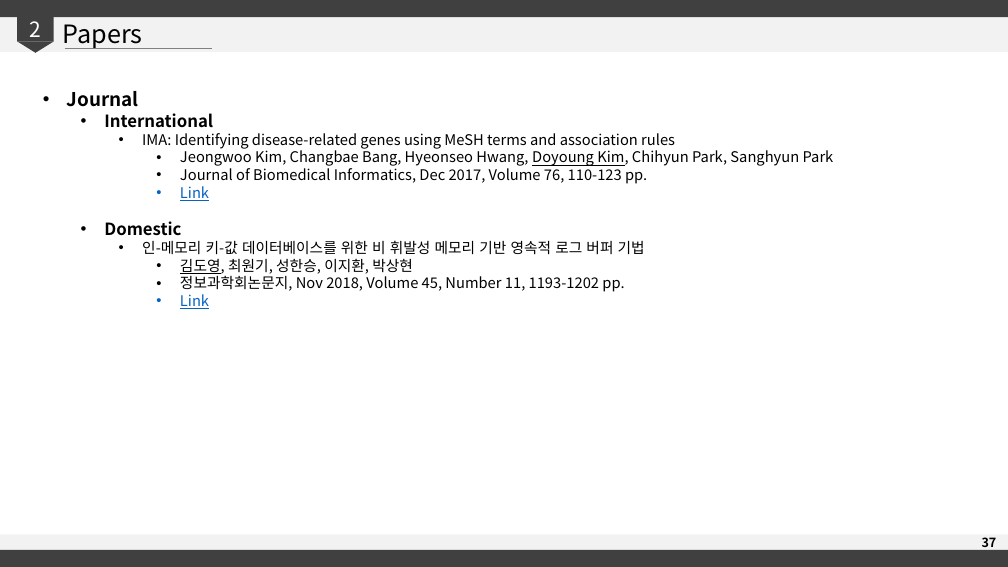
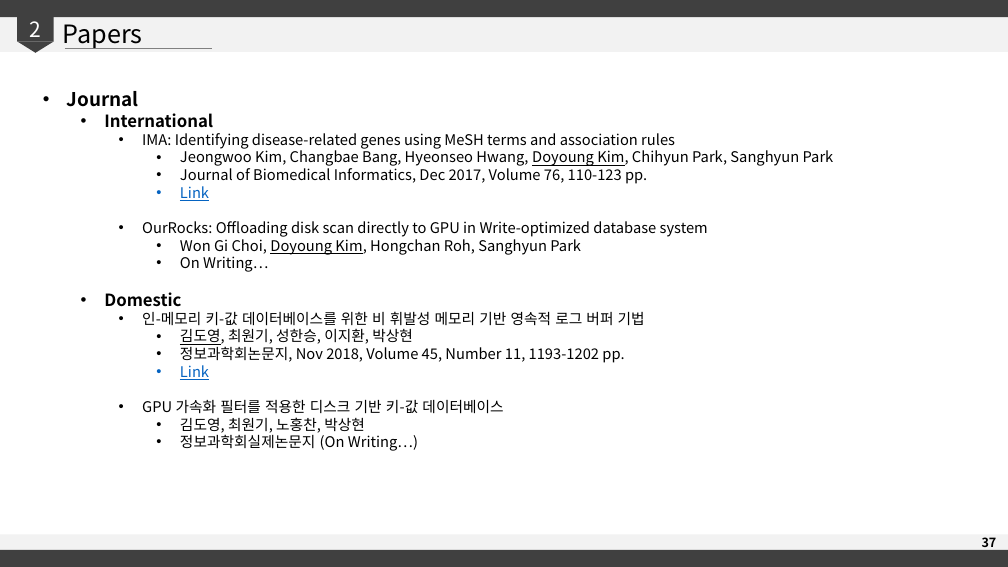
Before and after one commit to arbc139/portfolio, a slide deck: slide 37 of pptx/Portfolio.pptx. Drawn at 1008x567 pixels with LibreOffice and Linux fonts; fonts in the diff are those of the drawing. Boxes give left, top, right and bottom in pixels: in the first picture for what was removed or moved away, otherwise in the second. Text is boxed around its words. In the diff, an @@ line names an element or a change of style, - is before the commit and + after.

```diff
--- a/pptx/Portfolio.pptx
+++ b/pptx/Portfolio.pptx
@@ text at [142, 221, 708, 272]: paragraphs added @@
+    • OurRocks: Offloading disk scan directly to GPU in Write-optimized database system
+      • Won Gi Choi, Doyoung Kim, Hongchan Roh, Sanghyun Park
+      • On Writing…
@@ text at [142, 400, 503, 451]: paragraphs added @@
+    • GPU 가속화 필터를 적용한 디스크 기반 키-값 데이터베이스
+      • 김도영, 최원기, 노홍찬, 박상현
+      • 정보과학회실제논문지 (On Writing…)
```
Also in this commit, not shown: 2 other slides changed, 1 slide added, 3 other files.
